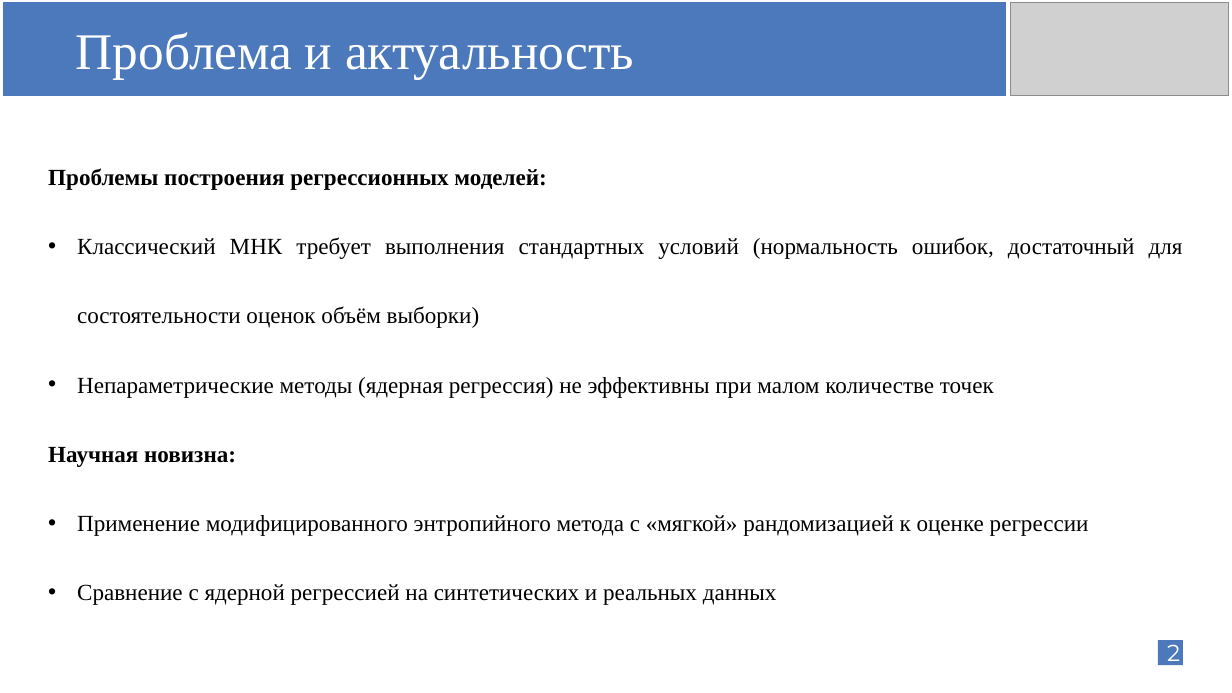
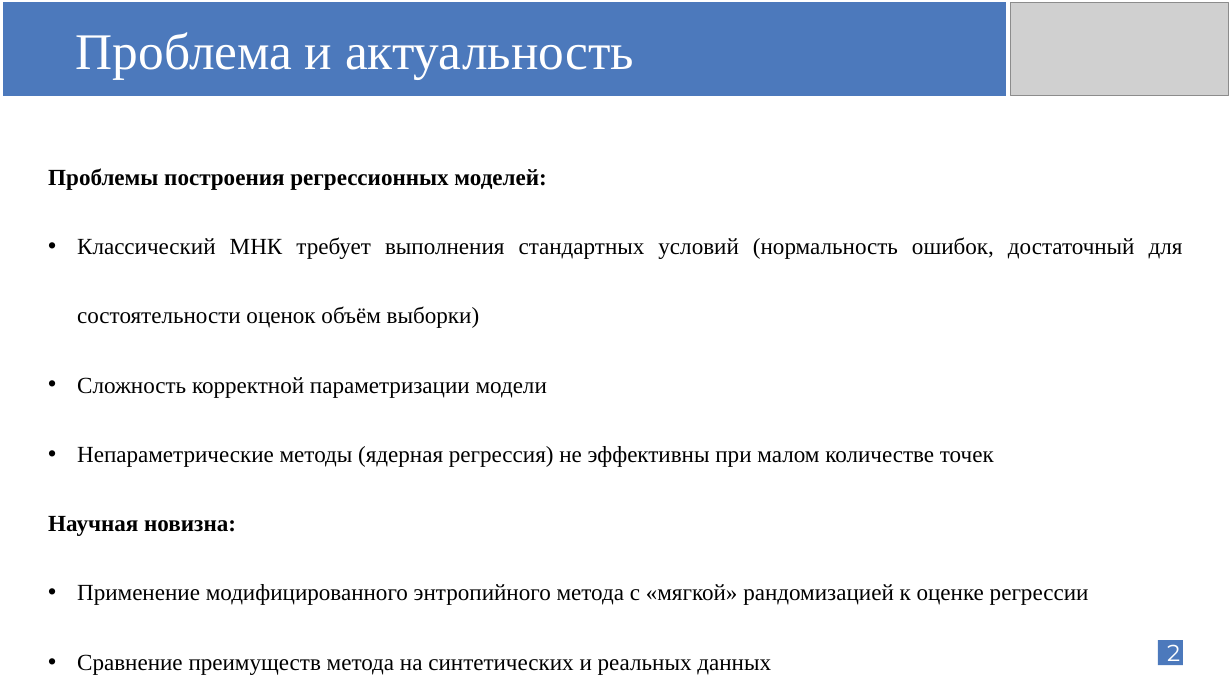
Before and after one commit to AnfimovAleksandr/mag_diploma, a slide deck: slide 2 of Защита диплома/Anfimov_diplom_shablon.pptx. Drawn at 1232x693 pixels with LibreOffice and Linux fonts; fonts in the diff are those of the drawing; grey boxes stand for pictures. Boxes give left, top, right and bottom in pixels: in the first picture for what was removed or moved away, otherwise in the second. Text is boxed around its words. In the diff, an @@ line names an element or a change of style, - is before the commit and + after.

```diff
--- a/Защита диплома/Anfimov_diplom_shablon.pptx
+++ b/Защита диплома/Anfimov_diplom_shablon.pptx
@@ text at (x1=77, y1=377, x2=547, y2=398): paragraph added @@
+• Сложность корректной параметризации модели
@@ text at (x1=77, y1=654, x2=771, y2=675): text changed @@
-• Сравнение с ядерной регрессией на синтетических и реальных данных
+• Сравнение преимуществ метода на синтетических и реальных данных
```
Also in this commit, not shown: 10 other slides changed, 16 slides added, 38 other files.
